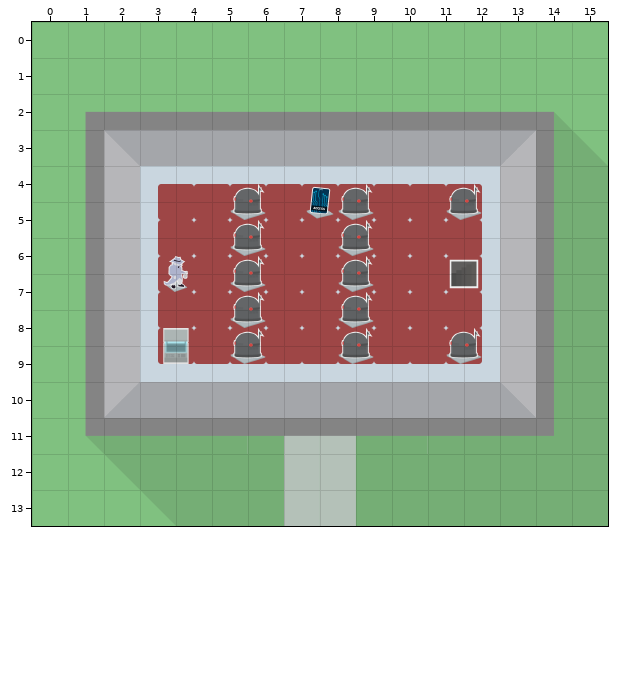
One commit to this Tiled map: src/resources/maps/level-2-floor-3.tmx. The picture above is the old version.
Cells are 75x75 px. Shown: x 0..15, y 0..13. Layer "Assets" is drawn 38,38 px off the grid. Layer "Tiles" is drawn 38,38 px off the grid.
The same view after the edit:
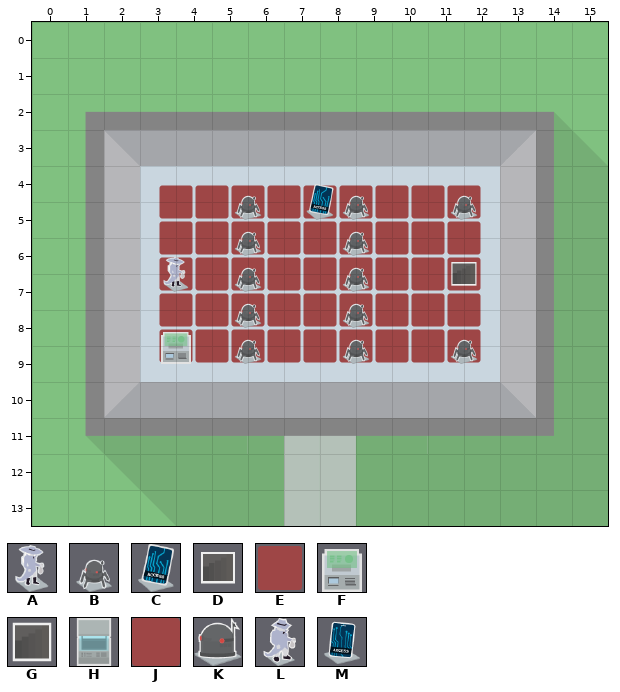
Key: from "assets": A 0 "START", B 2 "ENEMY", C 11 "KEY", D 15 "EXIT", E 59 "BLANK", F 62 "SHOP"; from "tiles": G 1, H 2, J 5, K 6, L 7, M 9.
_ is an empty cell.
The edit:
Layer "Tiles":
Tile J becomes tile E in rows 4 to 8 at x 3 to 11.
Layer "Assets":
Tile L becomes tile A in row 6 at x 3.
Tile K becomes tile B in row 4 at x 5, 8 and 11; in rows 5 to 7 at x 5 and 8; in row 8 at x 5, 8 and 11.
Tile M becomes tile C in row 4 at x 7.
Tile G becomes tile D in row 6 at x 11.
Tile H becomes tile F in row 8 at x 3.
Changed places in both pictures, as pixel boxes (x1, y1, x2, y2):
changed: (158, 184, 482, 364)
